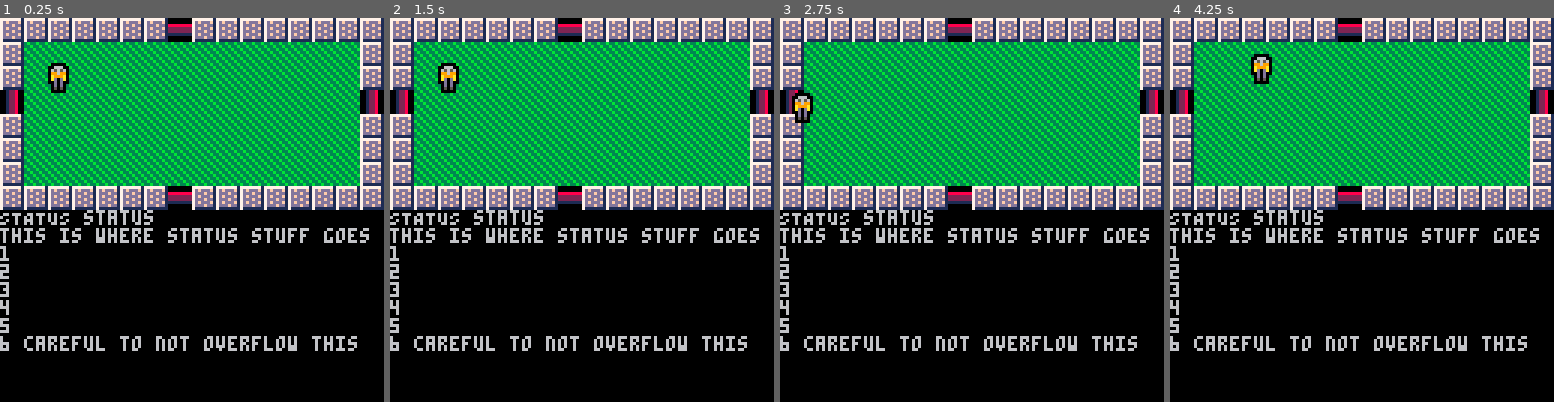
Above: before the commit, frames 1-4 (left to right).
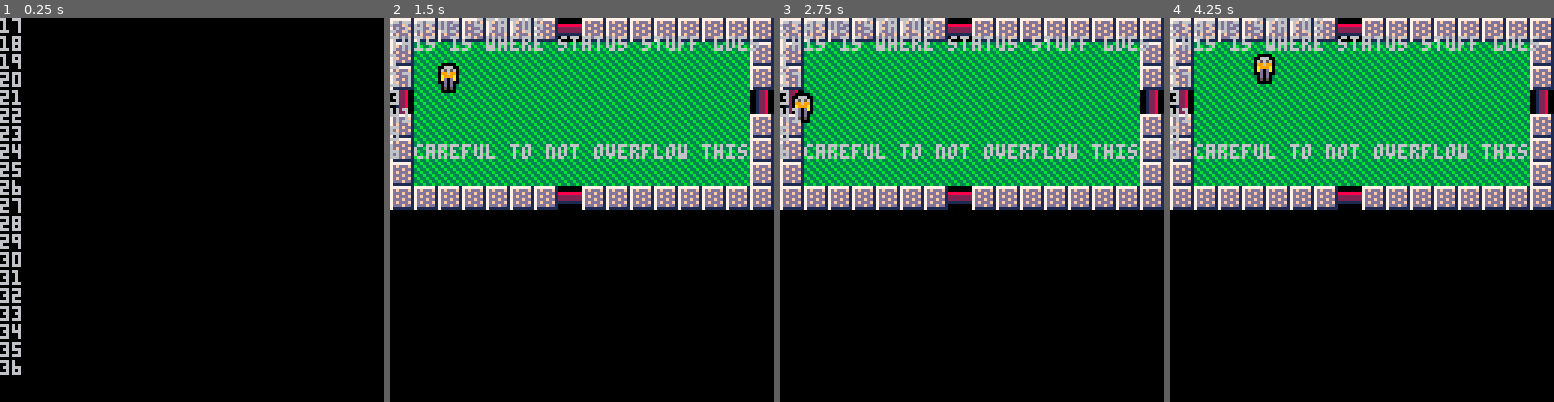
Above: after the commit, the same moments.

Repository: truck/improved-octo-garbanzo
Game: PICO-8 cartridge game.p8
Same seed, same stepped clock (60 frames per second), same inputs: the game is played once before the commit and once after it.
Inputs:
- Up to frame 1 (0.25 s): no input
- Up to frame 2 (1.5 s): no input
- Up to frame 3 (2.75 s): hold Left 1.97-2.37 s; hold Down from 2.42 s (still down)
- Up to frame 4 (4.25 s): release Down at 2.82 s; hold Right 2.87-3.53 s; hold Up 3.58-4.08 s; hold Right from 4.13 s (still down)

The runs differ from the first frame. In frame 1, 53% of the frame differs, in the area x 0-100%, y 0-93%; in frame 2, 7.6%; in frame 3, 7.6%; in frame 4, 8.0%.

Commit message:
pack/unpack the room data.

Diff:
--- a/game.p8
+++ b/game.p8
@@ -7,6 +7,7 @@
 
 function _init()
  dude = defobj(16,16,1)
+ ship = setupship()
 end
 
 function _draw()
@@ -35,13 +36,13 @@
 end
 
 function status()
- cursor(0,64)
+-- some debug in 5,6 and 8,8 to check
  print('STATUS status')
  print('this is where status stuff goes')
  print('1')
- print('2')
+ print(ship[5][6])
  print('3')
- print('4')
+ print(ship[8][8])
  print('5')
  print('6 careful to not overflow this')
 end
@@ -63,6 +64,27 @@
  spr(a.spr, a.x, a.y)
  status()
 end
+
+-- stuff dealing with setup
+--[[
+
+
+]]--
+
+function setupship()
+ ship = {}
+ for i=1,11,1 do
+  ship[i]={}
+ end
+ rdx = {2, 2, 3, 3, 3, 3, 4, 4, 4, 4, 4, 4, 5, 5, 5, 5, 5, 5, 5, 5, 6, 6, 6, 6, 6, 6, 6, 6, 7, 7, 7, 7, 7, 7, 7, 7, 8, 8, 8, 8, 8, 8, 9, 9, 9, 9, 9, 9, 10, 10}
+ rdy = {5, 6, 4, 5, 6, 7, 3, 4, 5, 6, 7, 8, 2, 3, 4, 5, 6, 7, 8, 9, 2, 3, 4, 5, 6, 7, 8, 9, 2, 3, 4, 5, 6, 7, 8, 9, 2, 3, 4, 7, 8, 9, 2, 3, 4, 7, 8, 9, 3, 8}
+ for i=1,50,1 do
+  ship[rdx[i]][rdy[i]] = i
+  print(i)
+ end
+ return ship
+end
+
 
 
 
Not shown, changed: roommap.txt
